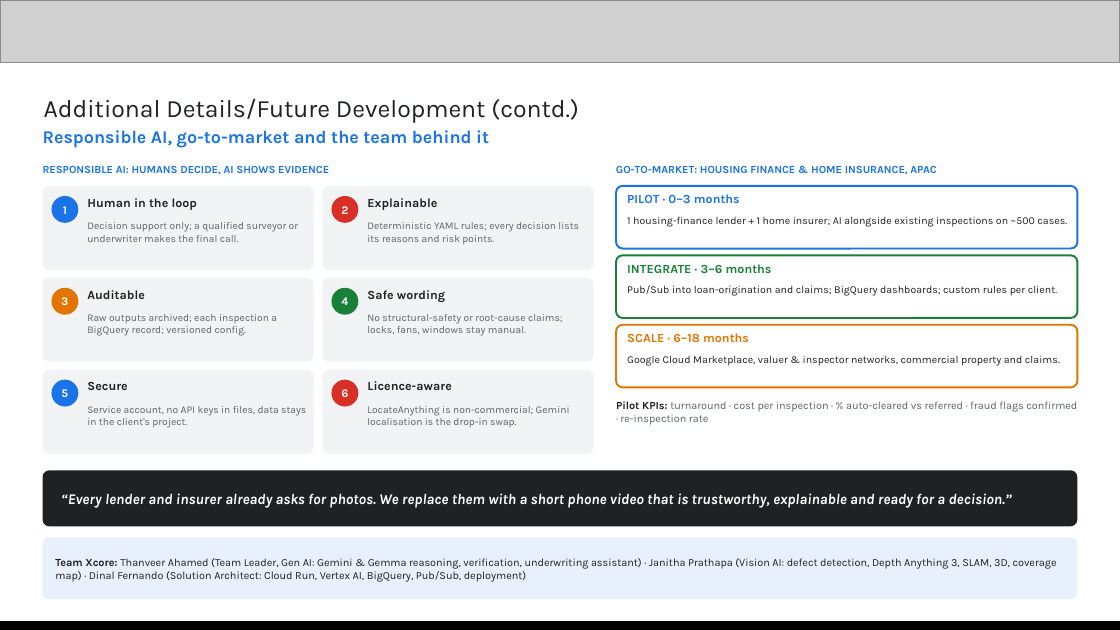
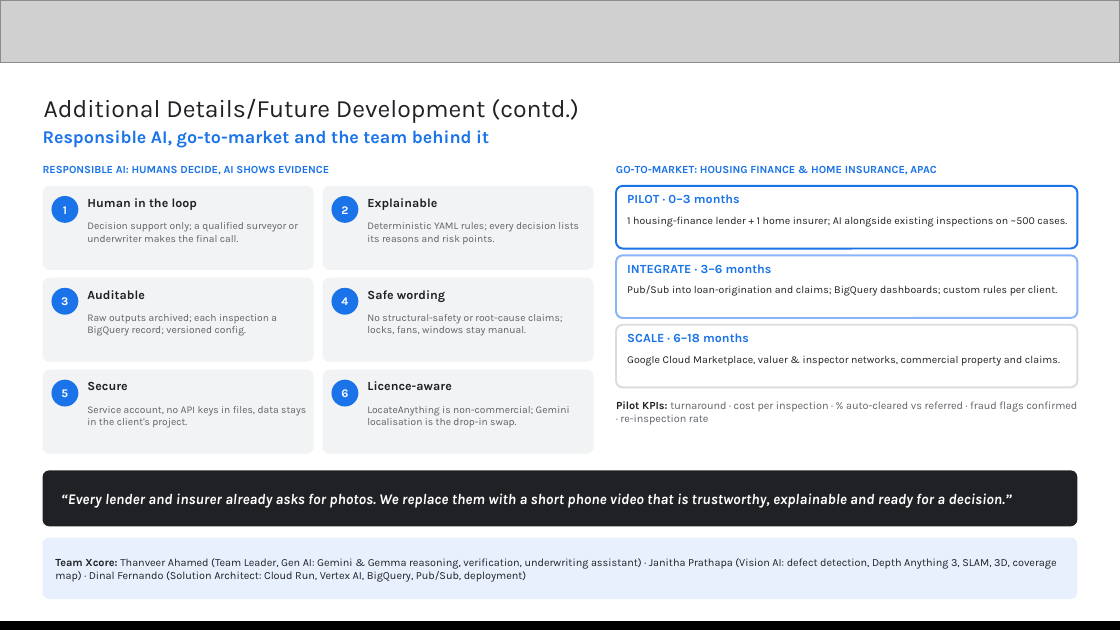
Before and after one commit to XCore-Lab/property-inspection-ai, a slide deck: slide 13 of docs/pitch-deck/Property_Inspection_AI_Submission_Xcore.pptx. Drawn at 1120x630 pixels with LibreOffice and Linux fonts; fonts in the diff are those of the drawing; grey boxes stand for pictures. Boxes give left, top, right and bottom in pixels: in the first picture for what was removed or moved away, otherwise in the second. Text is boxed around its words. In the diff, an @@ line names an element or a change of style, - is before the commit and + after.

Commit message:
Redesign the architecture diagram and refresh deck typography and colours
- New architecture diagram (light and dark) on the architecture slide of both decks and in the README
- Submission deck: one blue accent with neutral cards; red, amber and green kept only for problem vs solution, decision outcomes, the REFER case and caveats
- Pitch deck: Google Sans Flex throughout, sizes adjusted to keep the original layout
- Google Sans Flex embedded in both decks so they display correctly without the font installed

```diff
--- a/docs/pitch-deck/Property_Inspection_AI_Submission_Xcore.pptx
+++ b/docs/pitch-deck/Property_Inspection_AI_Submission_Xcore.pptx
@@ ellipse "2" at (332, 196, 358, 223): fill #D93025 to #1A73E8 @@
@@ rounded rectangle at (616, 255, 1077, 318): outline #188038 1.25 pt to #8AB4F8 1.25 pt @@
@@ text "INTEGRATE · 3–6 months" at (627, 264, 772, 273): text colour #188038 to #1A73E8 @@
@@ ellipse "3" at (52, 288, 78, 315): fill #E37400 to #1A73E8 @@
@@ ellipse "4" at (332, 288, 358, 315): fill #188038 to #1A73E8 @@
@@ rounded rectangle at (616, 325, 1077, 388): outline #E37400 1.25 pt to #DADCE0 1.25 pt @@
@@ text "SCALE · 6–18 months" at (627, 333, 749, 342): text colour #E37400 to #1A73E8 @@
@@ ellipse "6" at (332, 380, 358, 407): fill #D93025 to #1A73E8 @@
```
Also in this commit, not shown: 9 other slides changed, 7 other files.
